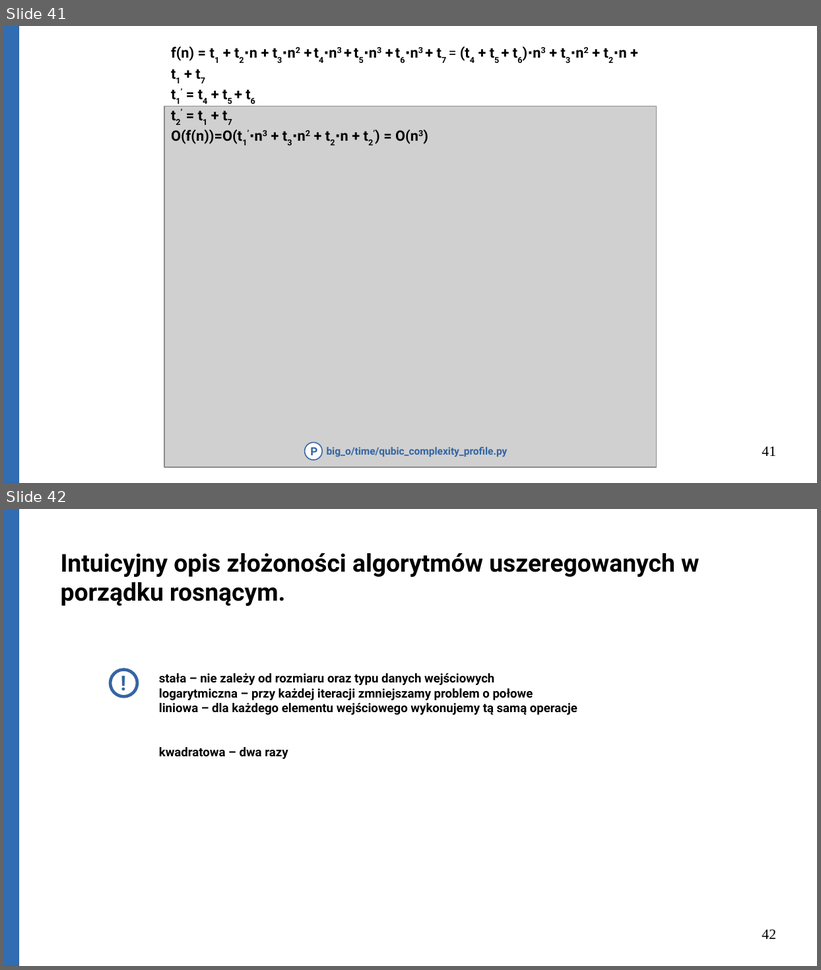
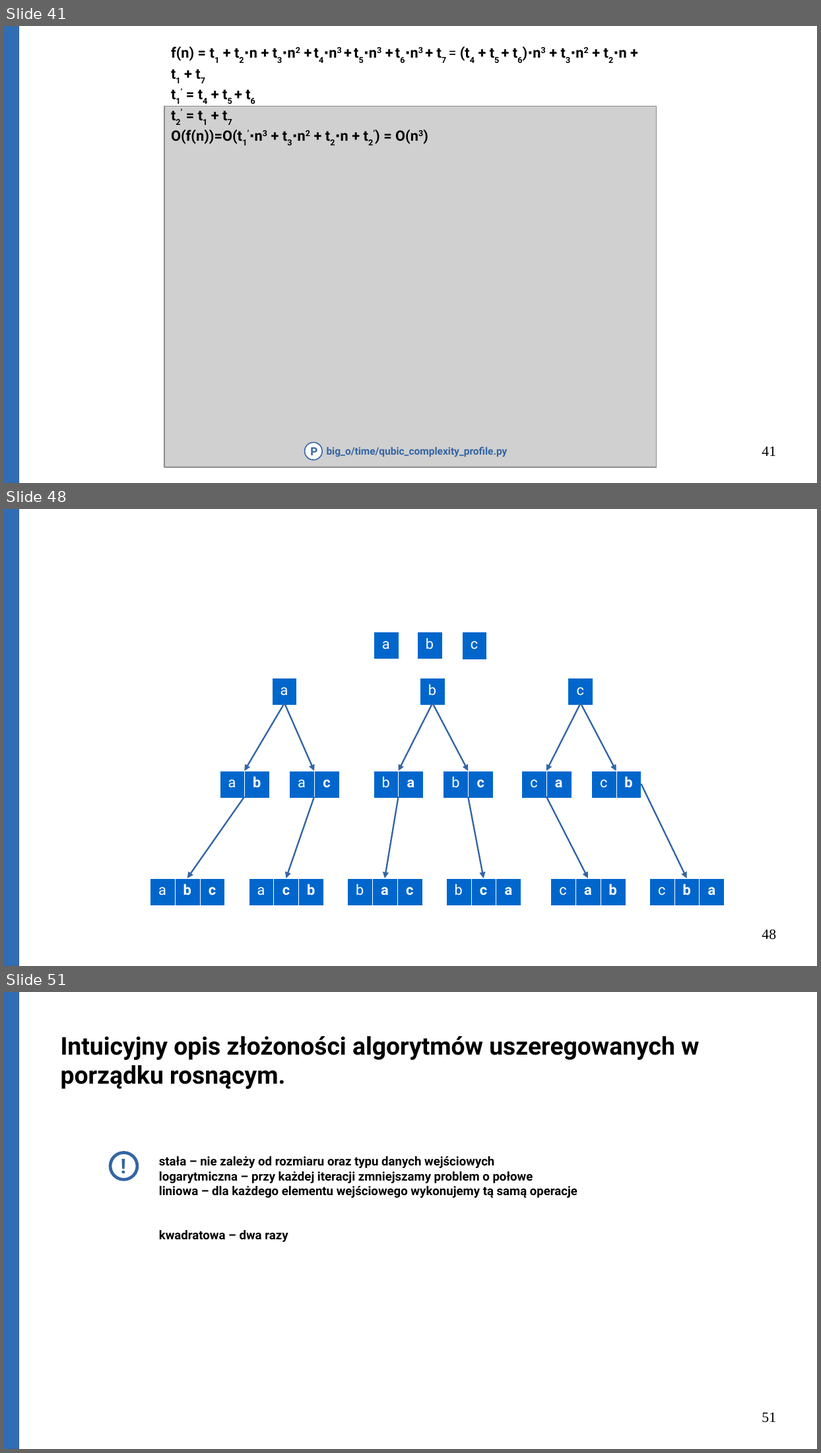
Before and after one commit to Michael-Wisniewski/algorithmic-workshop, a slide deck: gotowa.odp. Shown one above the other, each under a label of ours: slides 41 and 42 before the commit, slides 41, 48 and 51 after it; the slides between them are not shown. The pictures are 821x970 and 821x1453 pixels, drawn with LibreOffice and Linux fonts; fonts in the diff are those of the drawing; grey boxes stand for pictures. Boxes give left, top, right and bottom in pixels: in the first picture for what was removed or moved away, otherwise in the second. Text is boxed around its words. In the diff, an @@ line names an element or a change of style, - is before the commit and + after.

```diff
--- a/gotowa.odp
+++ b/gotowa.odp
@@ slide 48 added at <box>4,509,817,966</box>, background #FFFFFF @@
@@ rectangle added at <box>4,509,19,966</box>, fill #306DB3, outline #3465A4 0 pt @@
@@ table added at <box>374,632,399,658</box>, 1 rows, 1 columns @@
+a
@@ table added at <box>417,632,442,658</box>, 1 rows, 1 columns @@
+b
@@ table added at <box>462,632,487,659</box>, 1 rows, 1 columns @@
+c
@@ table added at <box>272,678,297,704</box>, 1 rows, 1 columns @@
+a
@@ table added at <box>420,678,446,704</box>, 1 rows, 1 columns @@
+b
@@ table added at <box>568,678,593,704</box>, 1 rows, 1 columns @@
+c
@@ arrow added from (284, 704) to (244, 771), #3465A4 1.5 pt @@
@@ arrow added from (284, 704) to (315, 771), #3465A4 1.5 pt @@
@@ arrow added from (433, 704) to (399, 771), #3465A4 1.5 pt @@
@@ arrow added from (433, 704) to (468, 771), #3465A4 1.5 pt @@
@@ arrow added from (580, 704) to (547, 771), #3465A4 1.5 pt @@
@@ arrow added from (581, 704) to (616, 771), #3465A4 1.5 pt @@
@@ table added at <box>219,771,269,797</box>, 1 rows, 2 columns @@
+a | b
@@ table added at <box>290,771,340,797</box>, 1 rows, 2 columns @@
+a | c
@@ table added at <box>374,771,424,797</box>, 1 rows, 2 columns @@
+b | a
@@ table added at <box>443,771,493,797</box>, 1 rows, 2 columns @@
+b | c
@@ table added at <box>522,771,572,797</box>, 1 rows, 2 columns @@
+c | a
@@ table added at <box>591,771,642,797</box>, 1 rows, 2 columns @@
+c | b
@@ arrow added from (642, 784) to (687, 879), #3465A4 1.5 pt @@
@@ arrow added from (244, 797) to (187, 879), #3465A4 1.5 pt @@
@@ arrow added from (315, 797) to (286, 879), #3465A4 1.5 pt @@
@@ arrow added from (399, 797) to (385, 879), #3465A4 1.5 pt @@
@@ arrow added from (468, 797) to (484, 879), #3465A4 1.5 pt @@
@@ arrow added from (547, 797) to (588, 879), #3465A4 1.5 pt @@
@@ table added at <box>150,879,225,904</box>, 1 rows, 3 columns @@
+a | b | c
@@ table added at <box>249,879,324,904</box>, 1 rows, 3 columns @@
+a | c | b
@@ table added at <box>348,879,423,904</box>, 1 rows, 3 columns @@
+b | a | c
@@ table added at <box>446,879,521,904</box>, 1 rows, 3 columns @@
+b | c | a
@@ table added at <box>550,879,626,904</box>, 1 rows, 3 columns @@
+c | a | b
@@ table added at <box>649,879,725,904</box>, 1 rows, 3 columns @@
+c | b | a
@@ page number added at <box>762,929,776,940</box>, 14 pt, text #000000 @@
+48
@@ what was slide 42 is now slide 51 @@
@@ page number at <box>762,1412,776,1423</box>: text changed @@
-42
+51
```
Also in this commit, not shown: 7 slides changed, 9 other slides added, 5 other files.
